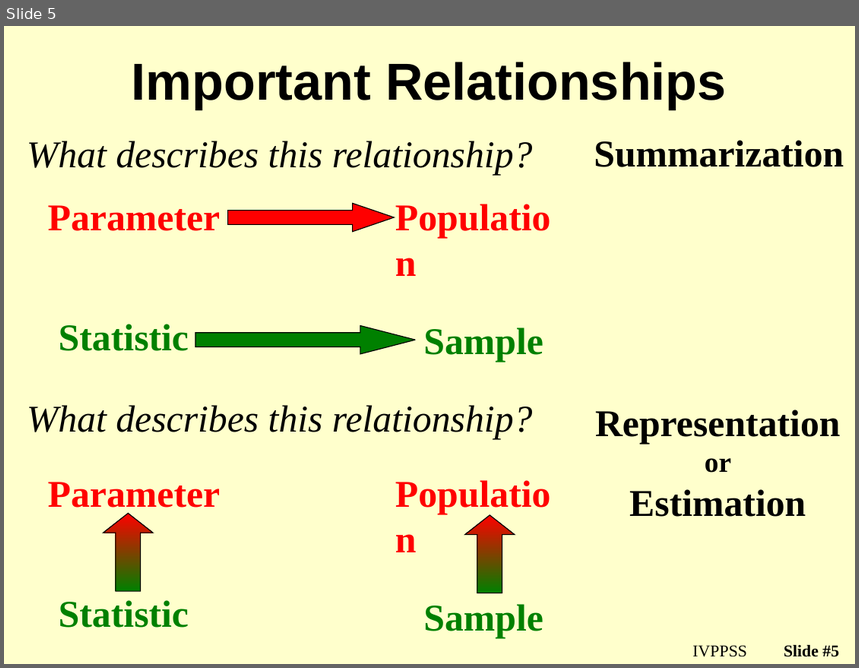
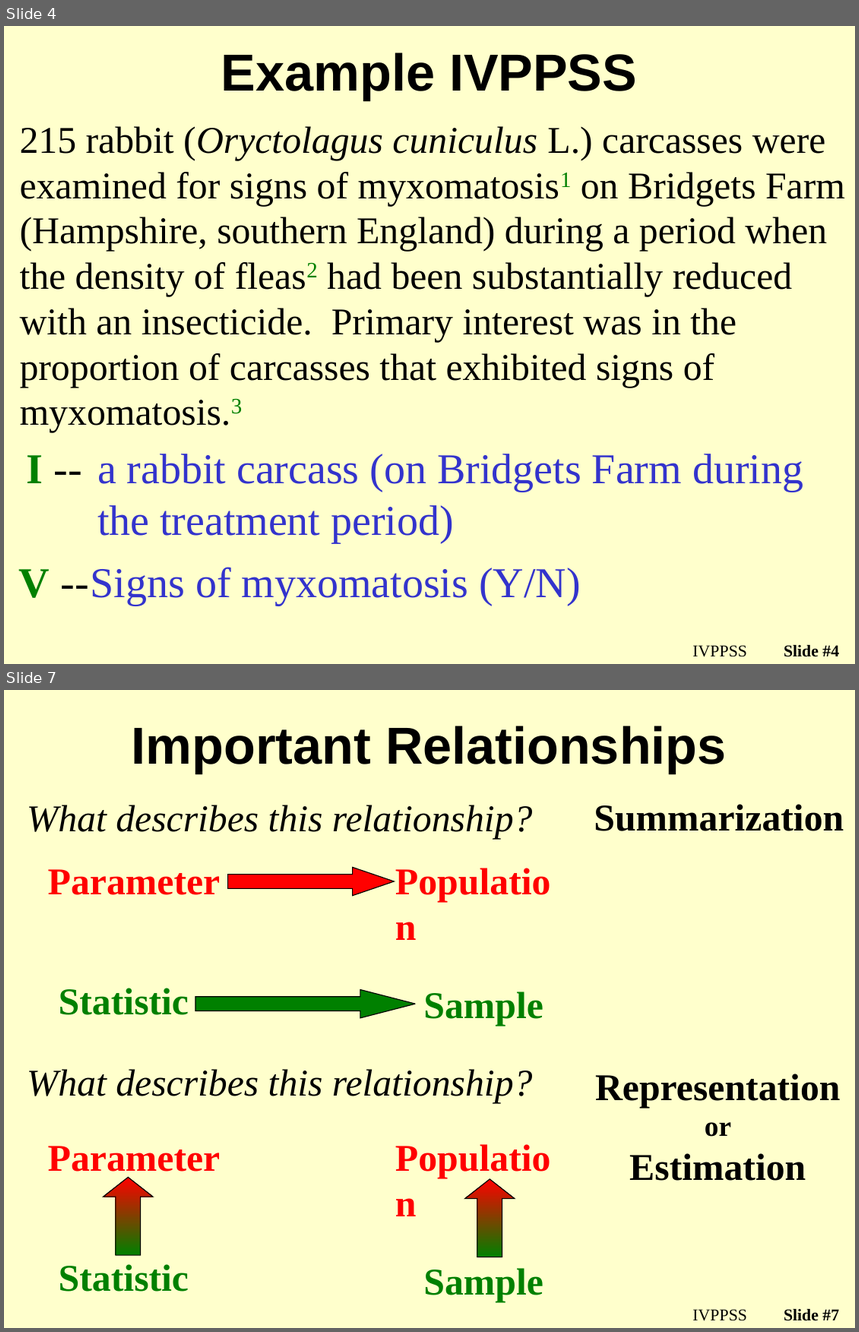
Before and after one commit to droglenc/NCMTH107, a slide deck: lecture/Slides/01_Foundations_II.pptx. Shown one above the other, each under a label of ours: slide 5 before the commit, slides 4 and 7 after it; the slides between them are not shown. The pictures are 859x668 and 859x1332 pixels, drawn with LibreOffice and Linux fonts; fonts in the diff are those of the drawing; background and template pictures are left out. Boxes give left, top, right and bottom in pixels: in the first picture for what was removed or moved away, otherwise in the second. Text is boxed around its words. In the diff, an @@ line names an element or a change of style, - is before the commit and + after.

```diff
--- a/lecture/Slides/01_Foundations_II.pptx
+++ b/lecture/Slides/01_Foundations_II.pptx
@@ slide 4 added at (x1=4, y1=26, x2=855, y2=664), background picture (left out) @@
@@ text added at (x1=221, y1=53, x2=637, y2=100), 44 pt, text #000000, bold @@
+Example IVPPSS
@@ text added at (x1=20, y1=126, x2=845, y2=433), 32 pt, text #000000 @@
+215 rabbit (Oryctolagus cuniculus L.) carcasses were examined for signs of myxomatosis1 on Bridgets Farm (Hampshire, southern England) during a period when the density of fleas2 had been substantially reduced with an insecticide. Primary interest was in the proportion of carcasses that exhibited signs of myxomatosis.3
@@ text added at (x1=27, y1=455, x2=44, y2=484), 36 pt, text #000000 @@
+I --
@@ text added at (x1=97, y1=454, x2=804, y2=543), 36 pt, text #3333CC @@
+a rabbit carcass (on Bridgets Farm during the treatment period)
@@ text added at (x1=19, y1=569, x2=50, y2=598), 36 pt, text #000000 @@
+V --
@@ text added at (x1=60, y1=567, x2=581, y2=605), 36 pt, text #3333CC @@
+Signs of myxomatosis (Y/N)
@@ text added at (x1=693, y1=645, x2=747, y2=658), 14 pt, text #000000 @@
+IVPPSS
@@ page number added at (x1=784, y1=645, x2=839, y2=658), 14 pt, text #000000, bold @@
+Slide #4
@@ what was slide 5 is now slide 7 @@
@@ page number at (x1=784, y1=1309, x2=839, y2=1322): text changed @@
-Slide #5
+Slide #7
```
Also in this commit, not shown: 4 slides changed, 5 other slides added, 2 slides removed, 3 other files.
